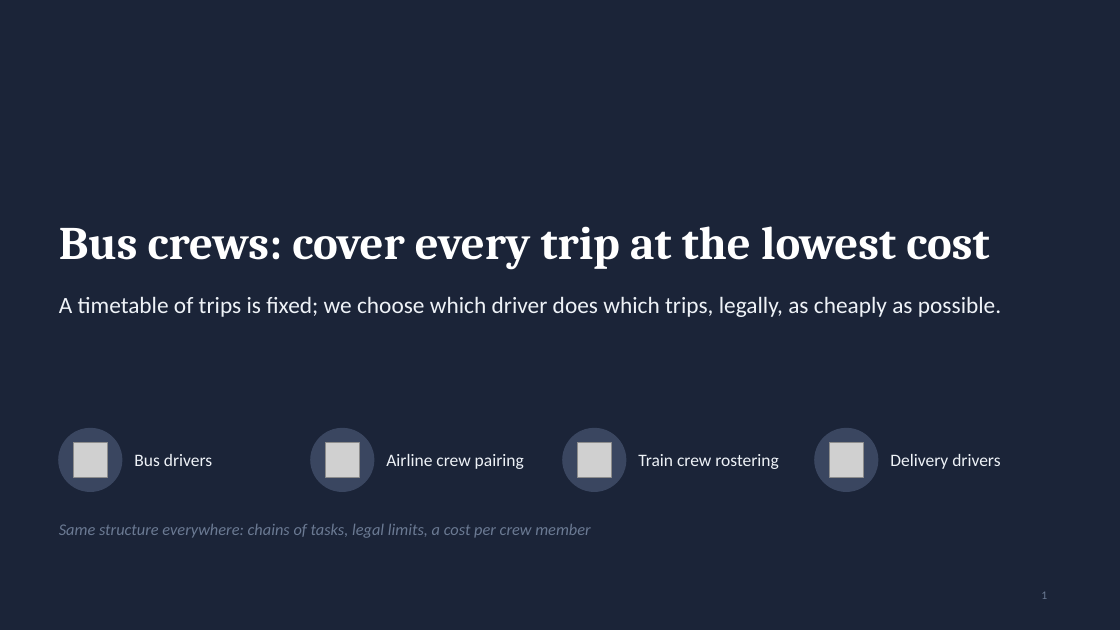
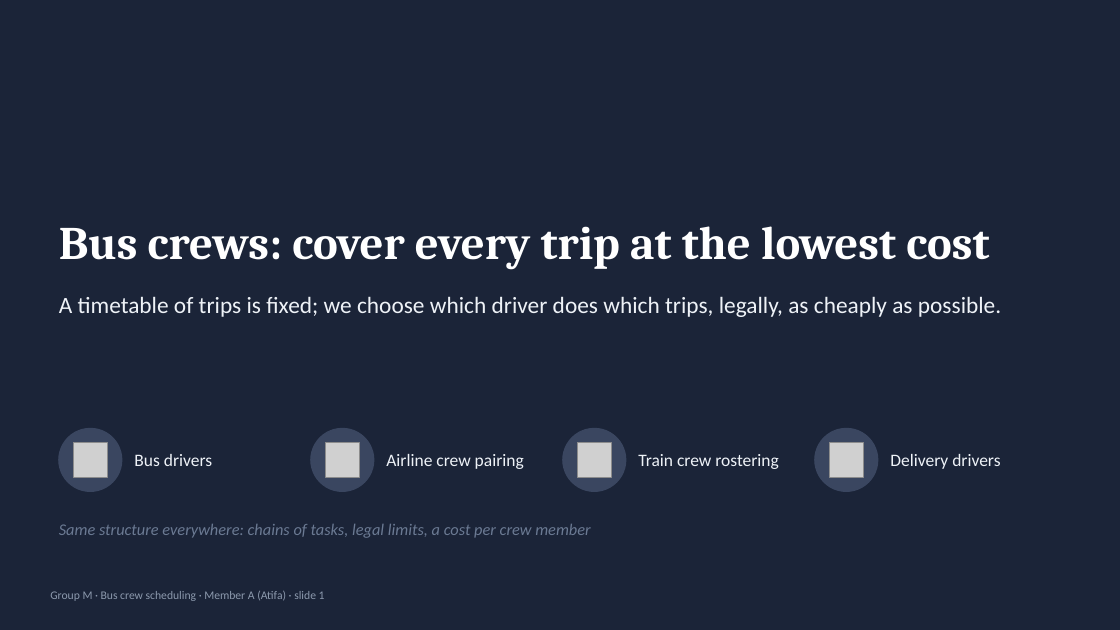
Before and after one commit to mariaakhoury/crew-scheduling, a slide deck: slide 1 of slides/slides_A.pptx. Drawn at 1120x630 pixels with LibreOffice and Linux fonts; fonts in the diff are those of the drawing; grey boxes stand for pictures. Boxes give left, top, right and bottom in pixels: in the first picture for what was removed or moved away, otherwise in the second. Text is boxed around its words. In the diff, an @@ line names an element or a change of style, - is before the commit and + after.

Commit message:
Slides 1-5: footer matching slides 6-14

```diff
--- a/slides/slides_A.pptx
+++ b/slides/slides_A.pptx
@@ text added at (50, 591, 325, 601), 10 pt, text #8C99AD @@
+Group M · Bus crew scheduling · Member A (Atifa) · slide 1
@@ page number removed at (1041, 592, 1047, 599) @@
-1
```
Also in this commit, not shown: 4 other slides changed.
